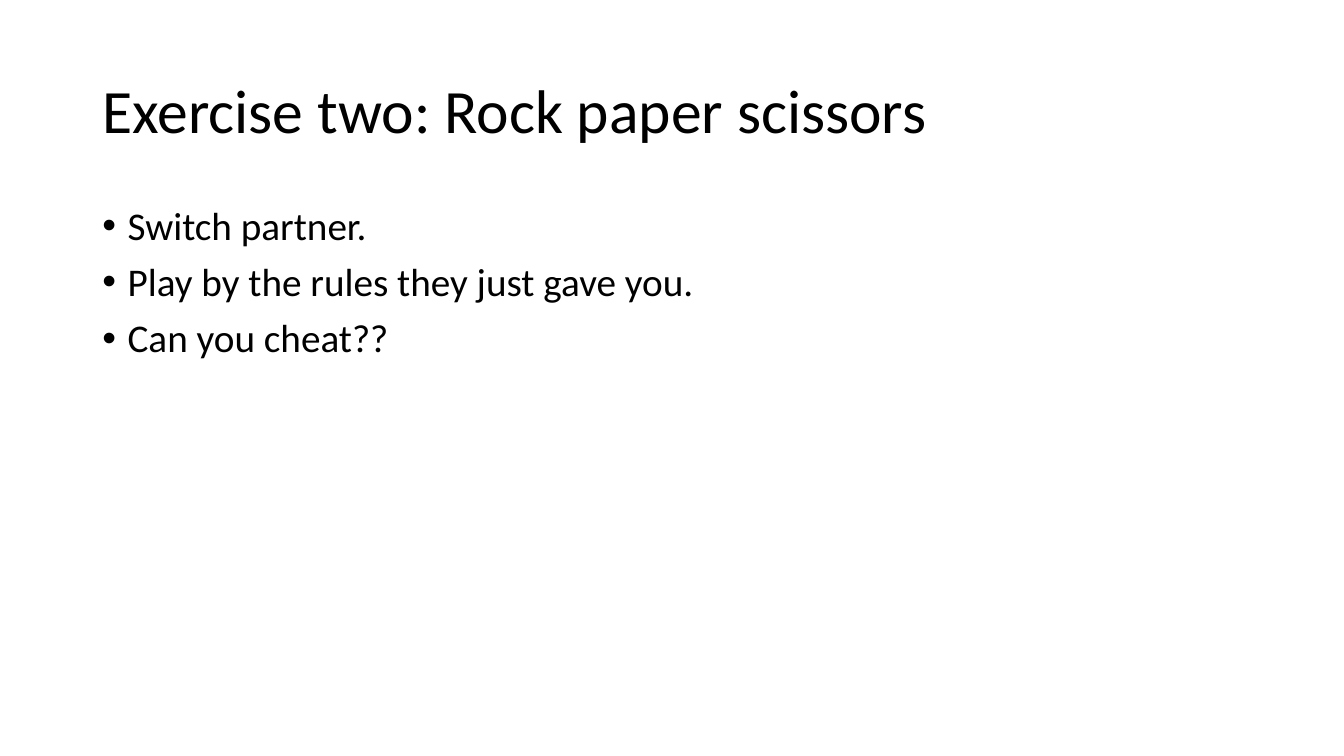
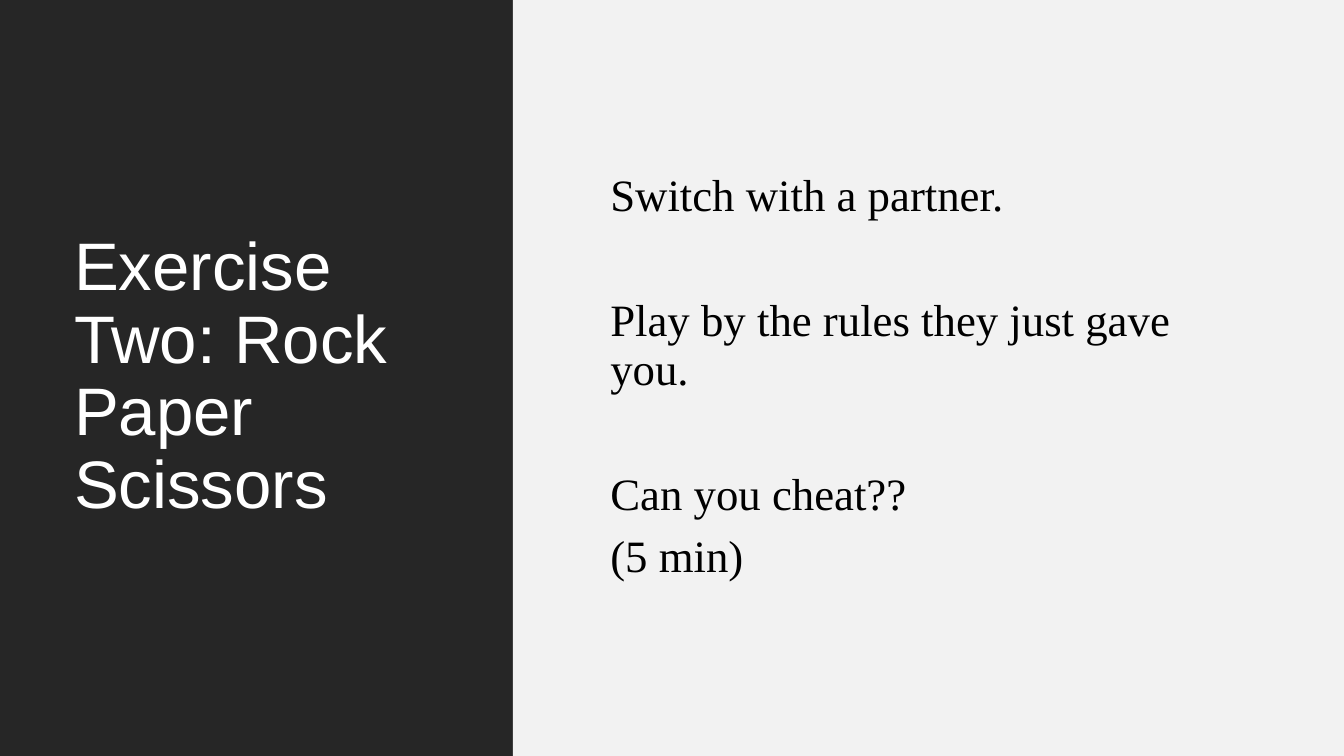
Before and after one commit to a5creel/intro_to_programming, a slide deck: slide 18 of lecture_material/1_think_like_computer.pptx (slide 17 before the commit). Drawn at 1344x756 pixels with LibreOffice and Linux fonts; fonts in the diff are those of the drawing. Boxes give left, top, right and bottom in pixels: in the first picture for what was removed or moved away, otherwise in the second. Text is boxed around its words. In the diff, an @@ line names an element or a change of style, - is before the commit and + after.

```diff
--- a/lecture_material/1_think_like_computer.pptx
+++ b/lecture_material/1_think_like_computer.pptx
@@ rectangle added at <box>0,0,513,756</box>, fill #262626 @@
@@ rectangle added at <box>513,0,1344,756</box>, fill #F2F2F2 @@
@@ text "Switch with a partner.": place and size @@
-text "Switch with a partner." at <box>128,212,693,359</box>
+text "Switch with a partner." at <box>610,180,1170,582</box>
@@ text "Switch with a partner." at <box>610,180,1170,582</box>: vertical alignment top to middle @@
@@ text at <box>610,180,1004,221</box>: text changed; size 28 to 32 pt; font Calibri to Times New Roman @@
-• Switch partner.
+Switch with a partner.
@@ title at <box>74,241,387,509</box>: text changed; size 44 to 48 pt; font Calibri to Arial; text colour #000000 to #FFFFFF @@
-Exercise two: Rock paper scissors
+Exercise Two: Rock Paper Scissors
@@ text at <box>610,305,1170,519</box>: size 28 to 32 pt, font Calibri to Times New Roman in "Play by the rules they just gave ...", "Can you cheat??"; bullet • to none @@
@@ text at <box>610,541,744,582</box>: paragraph added @@
+(5 min)
```
Also in this commit, not shown: 23 other slides changed, 1 slide added, 14 other files.
